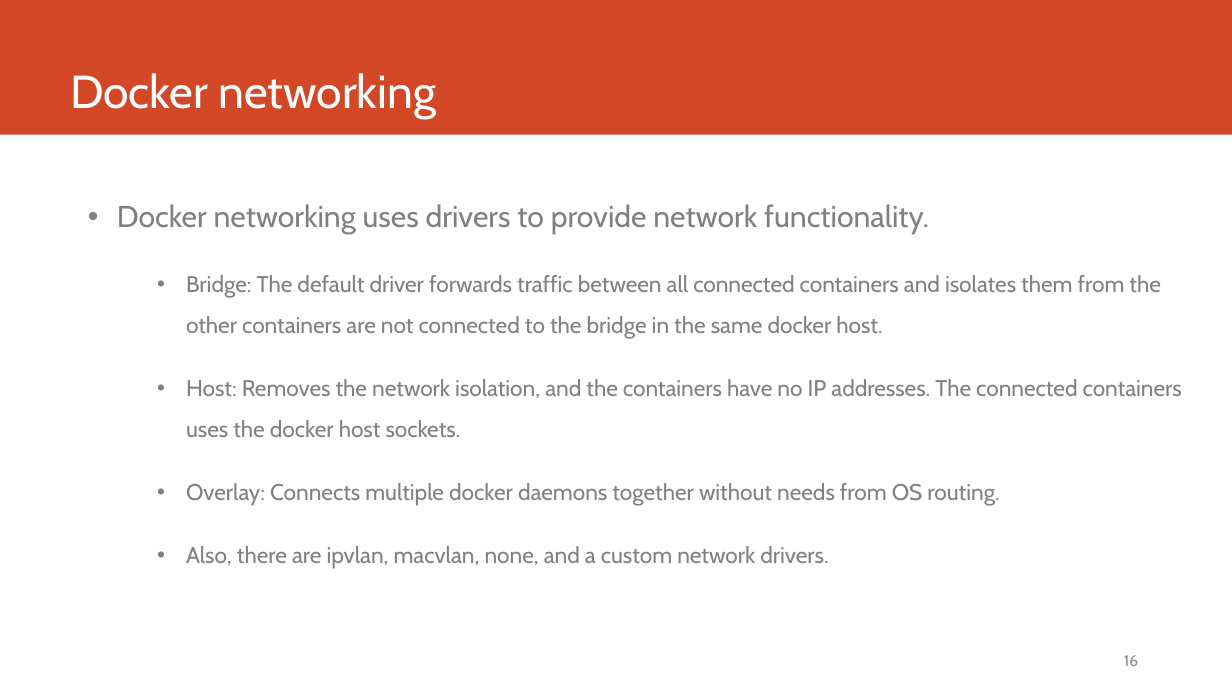
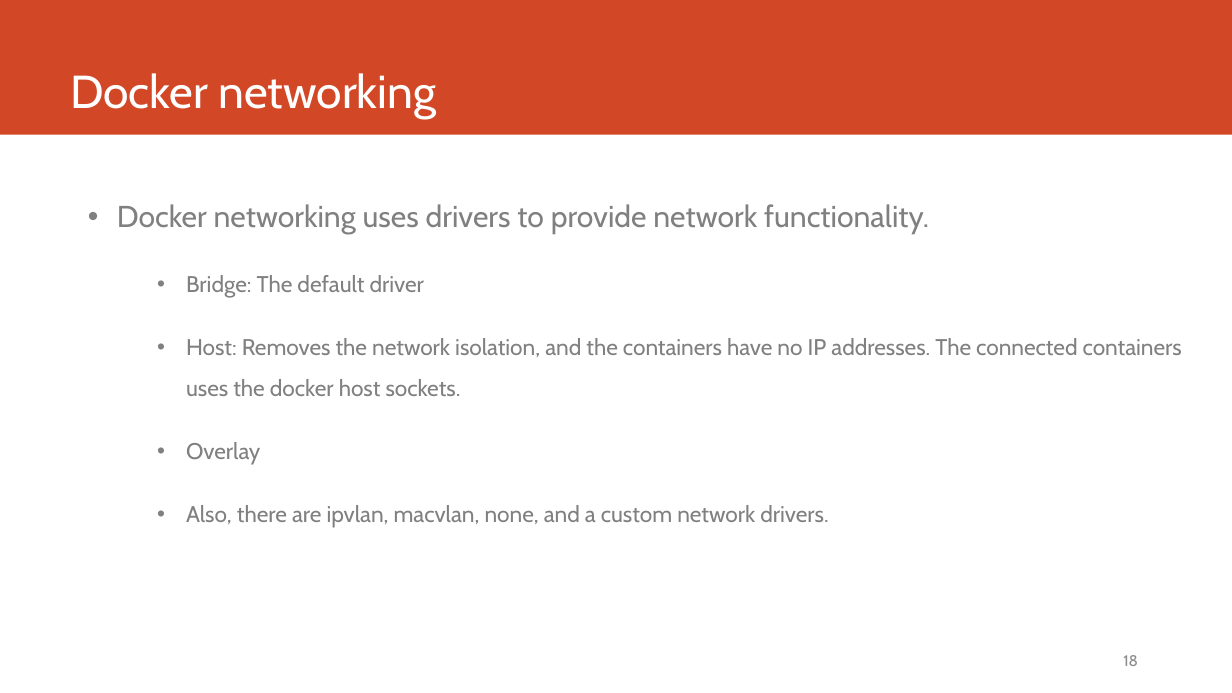
Before and after one commit to compilereg/docker, a slide deck: slide 18 of Docker.pptx (slide 16 before the commit). Drawn at 1232x693 pixels with LibreOffice and Linux fonts; fonts in the diff are those of the drawing. Boxes give left, top, right and bottom in pixels: in the first picture for what was removed or moved away, otherwise in the second. Text is boxed around its words. In the diff, an @@ line names an element or a change of style, - is before the commit and + after.

Commit message:
Adding CI-CD, Network images, logo, storage details

```diff
--- a/Docker.pptx
+++ b/Docker.pptx
@@ text at bbox=[186, 275, 424, 298]: text changed @@
-  • Bridge: The default driver forwards traffic between all connected containers and isolates them from the other containers are not connected to the bridge in the same docker host.
+  • Bridge: The default driver
@@ text at bbox=[186, 442, 260, 465]: text changed @@
-  • Overlay: Connects multiple docker daemons together without needs from OS routing.
+  • Overlay
@@ page number at bbox=[1123, 655, 1138, 666]: text changed @@
-16
+18
```
Also in this commit, not shown: 21 other slides changed, 12 slides added, 1 slide removed.
